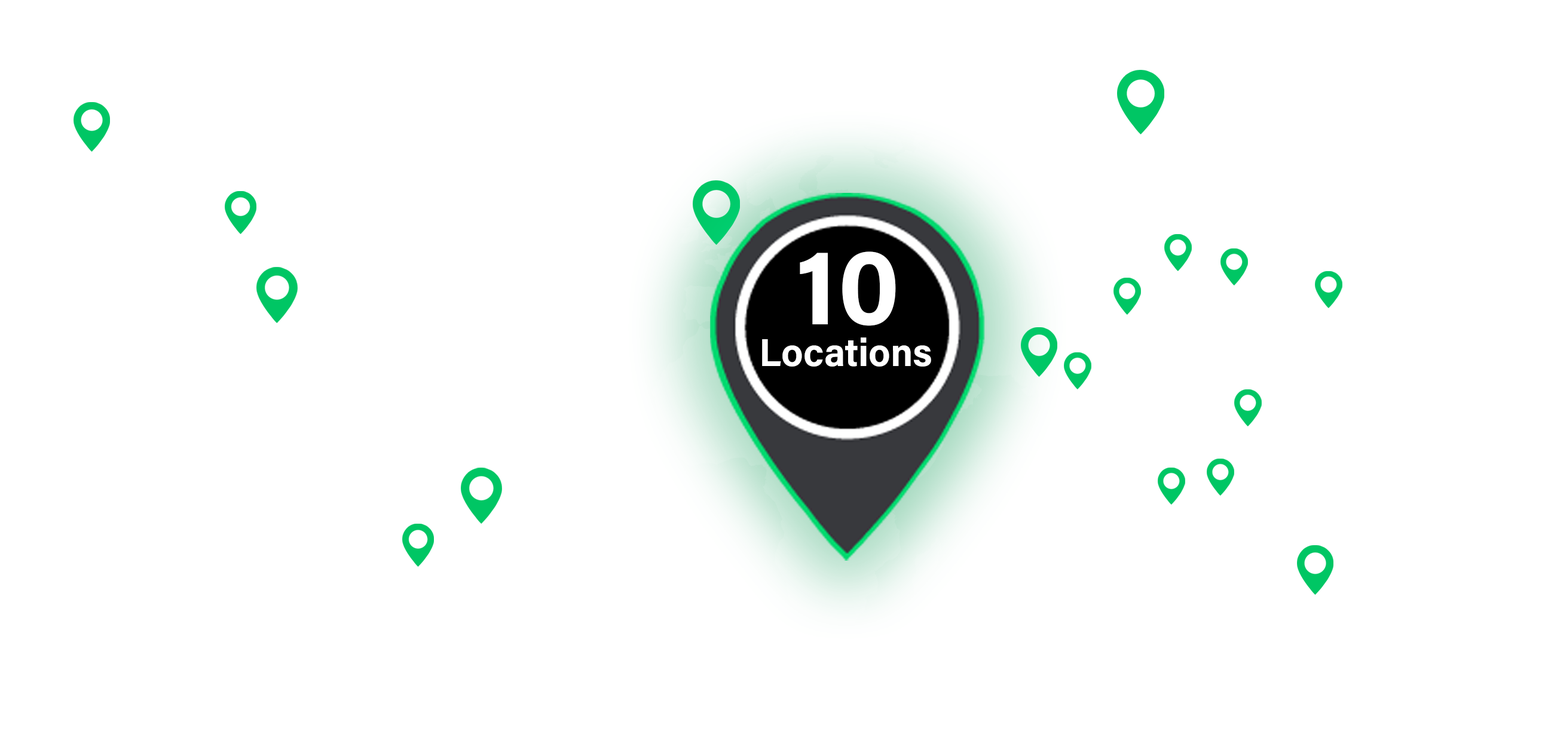
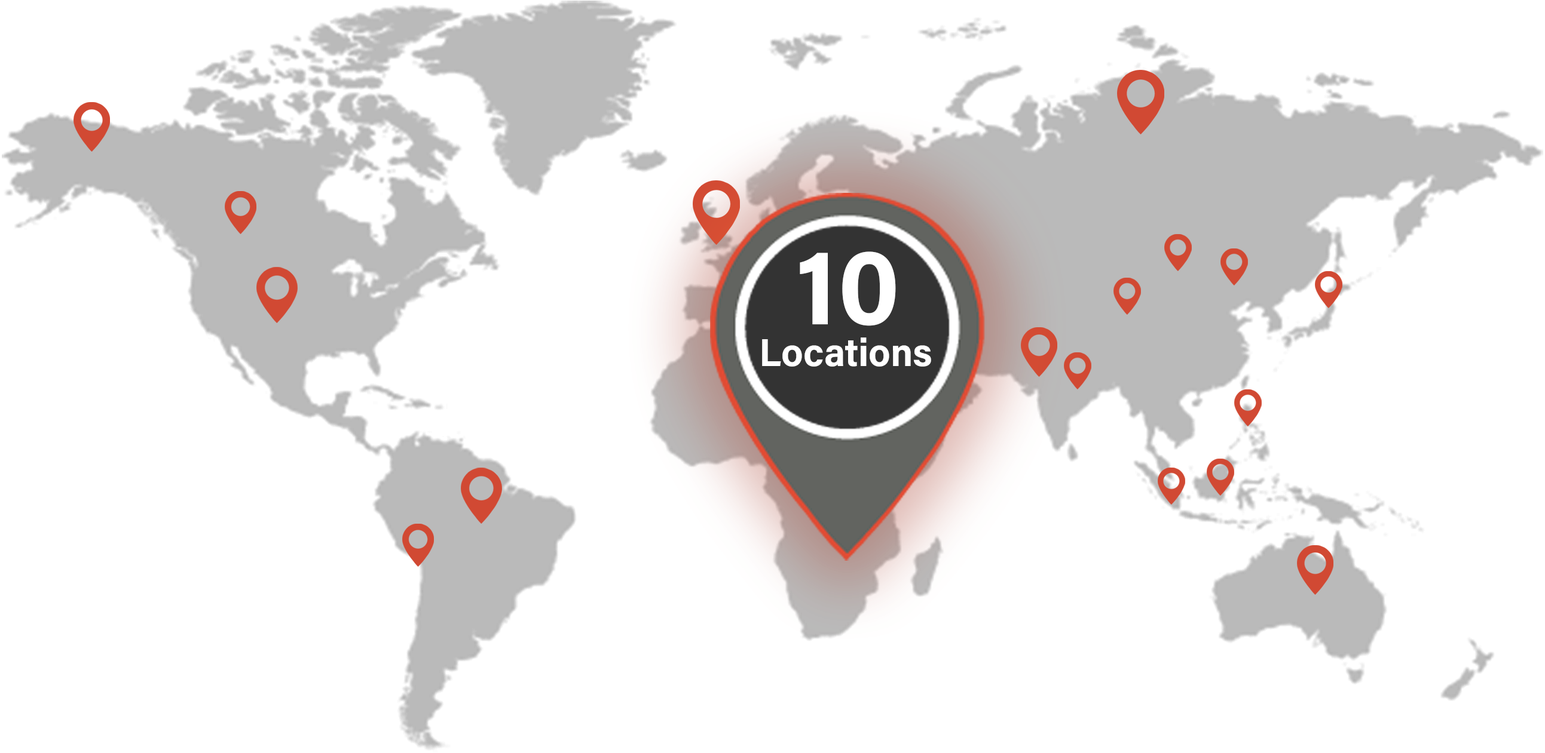
Layers edited between the first and the second 1545 x 753 image:
renamed "Layer 1" to "app", painted on it over [1, 0, 1543, 753]
